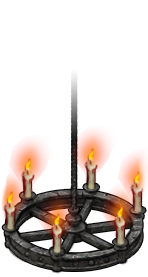
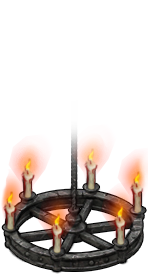
Two versions of the same layered image (148x277). Layer-by-layer changes:
painted on "Group 2" over (x1=14, y1=69, x2=139, y2=196)
